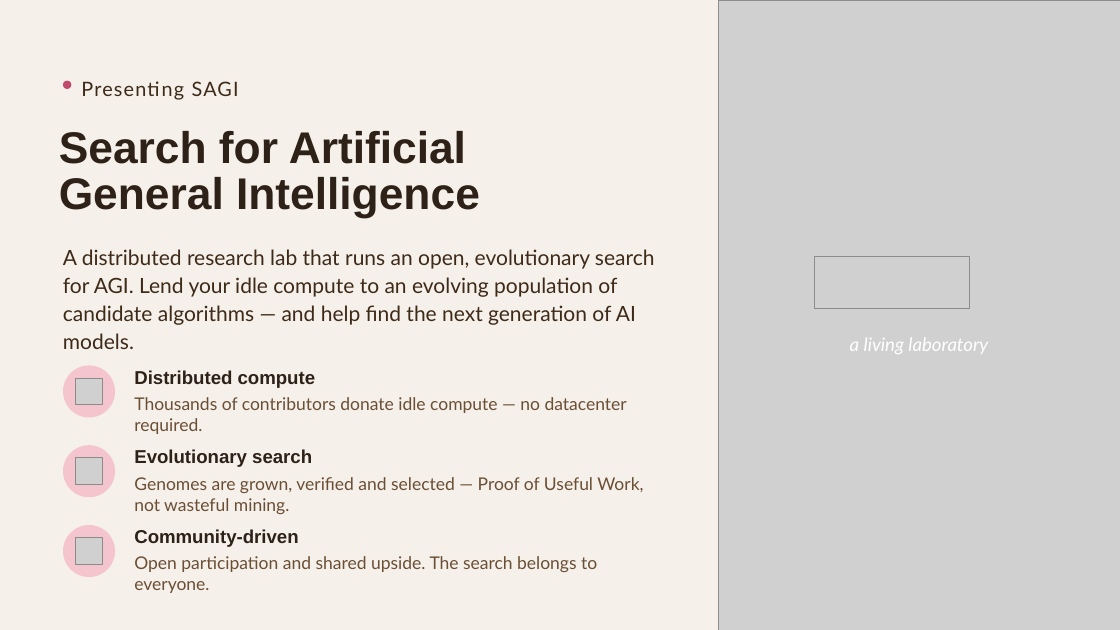
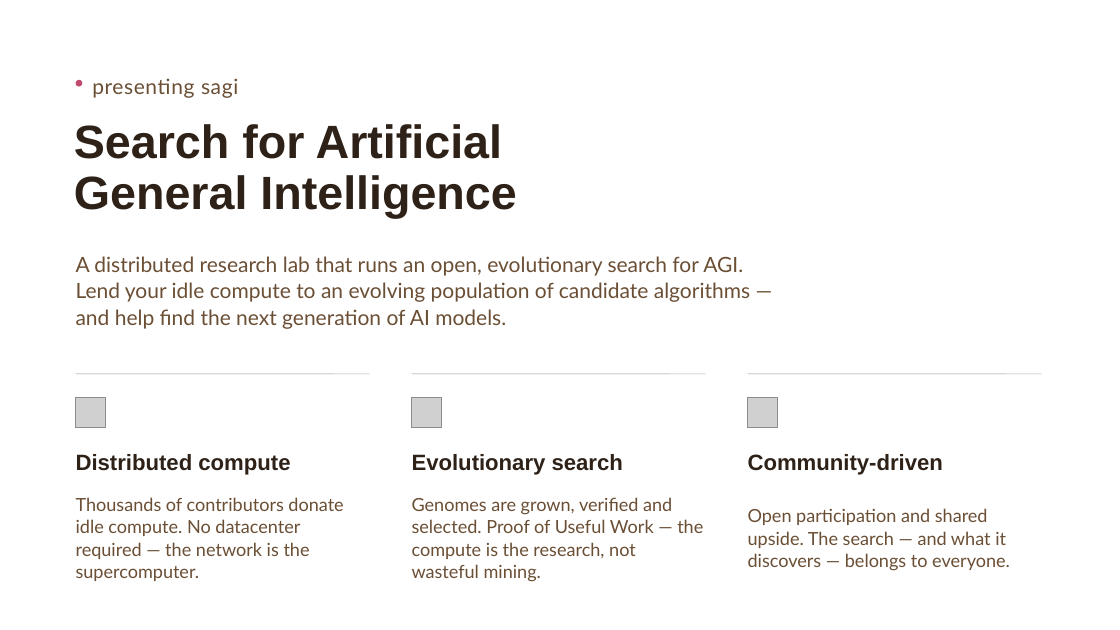
Before and after one commit to prevector/SAGI, a slide deck: slide 2 of SAGI-pitch.pptx. Drawn at 1120x630 pixels with LibreOffice and Linux fonts; fonts in the diff are those of the drawing; grey boxes stand for pictures. Boxes give left, top, right and bottom in pixels: in the first picture for what was removed or moved away, otherwise in the second. Text is boxed around its words. In the diff, an @@ line names an element or a change of style, - is before the commit and + after.

```diff
--- a/SAGI-pitch.pptx
+++ b/SAGI-pitch.pptx
@@ background #F5F0EA to #FFFFFF @@
@@ picture removed at (x1=718, y1=0, x2=1120, y2=630) @@
@@ ellipse moved from (x1=63, y1=81, x2=71, y2=89) to (x1=76, y1=80, x2=82, y2=87) @@
@@ text at (x1=92, y1=78, x2=238, y2=98): text changed; size 17 to 18 pt; text colour #3E2A18 to #6B4F35 @@
-Presenting SAGI
+presenting sagi
@@ text "Search for Artificial" moved from (x1=59, y1=131, x2=480, y2=218) to (x1=74, y1=124, x2=516, y2=219) @@
@@ text "Search for Artificial" at (x1=74, y1=124, x2=516, y2=219): size 38 to 40 pt; line spacing 40pt to 44pt @@
@@ text "A distributed research lab that ..." moved from (x1=63, y1=249, x2=655, y2=349) to (x1=76, y1=256, x2=750, y2=329) @@
@@ text "A distributed research lab that ..." at (x1=76, y1=256, x2=750, y2=329): text colour #3E2A18 to #6B4F35; line spacing 24pt to 23pt @@
@@ picture removed at (x1=815, y1=256, x2=970, y2=308) @@
@@ text removed at (x1=850, y1=338, x2=988, y2=354) @@
-a living laboratory
@@ ellipse removed at (x1=63, y1=365, x2=115, y2=418) @@
@@ picture removed at (x1=76, y1=378, x2=103, y2=405) @@
@@ line added from (76, 374) to (370, 374), #D6D9DC 1 pt @@
@@ line added from (412, 374) to (706, 374), #D6D9DC 1 pt @@
@@ line added from (748, 374) to (1042, 374), #D6D9DC 1 pt @@
@@ picture added at (x1=76, y1=397, x2=106, y2=428) @@
@@ picture added at (x1=412, y1=397, x2=442, y2=428) @@
@@ picture added at (x1=748, y1=397, x2=778, y2=428) @@
@@ ellipse removed at (x1=63, y1=445, x2=115, y2=497) @@
@@ text "Distributed compute" moved from (x1=134, y1=370, x2=316, y2=388) to (x1=76, y1=454, x2=290, y2=475) @@
@@ text "Evolutionary search" moved from (x1=134, y1=449, x2=312, y2=467) to (x1=412, y1=454, x2=623, y2=475) @@
@@ size 16 to 19 pt in 3 elements at (x1=412, y1=454, x2=623, y2=475), (x1=76, y1=454, x2=290, y2=475), (x1=748, y1=454, x2=943, y2=475) @@
@@ text "Community-driven" moved from (x1=134, y1=529, x2=298, y2=547) to (x1=748, y1=454, x2=943, y2=475) @@
@@ picture removed at (x1=76, y1=458, x2=103, y2=485) @@
@@ text at (x1=76, y1=497, x2=343, y2=581): text changed; size 15 to 15.5 pt @@
-Thousands of contributors donate idle compute — no datacenter required.
+Thousands of contributors donate idle compute. No datacenter required — the network is the supercomputer.
@@ text at (x1=412, y1=497, x2=703, y2=582): text changed; size 15 to 15.5 pt @@
-Genomes are grown, verified and selected — Proof of Useful Work, not wasteful mining.
+Genomes are grown, verified and selected. Proof of Useful Work — the compute is the research, not wasteful mining.
@@ text at (x1=748, y1=508, x2=1010, y2=571): text changed; size 15 to 15.5 pt @@
-Open participation and shared upside. The search belongs to everyone.
+Open participation and shared upside. The search — and what it discovers — belongs to everyone.
@@ ellipse removed at (x1=63, y1=525, x2=115, y2=577) @@
@@ picture removed at (x1=76, y1=538, x2=103, y2=565) @@
```
Also in this commit, not shown: 3 other slides changed, 1 slide added, 1 slide removed.
